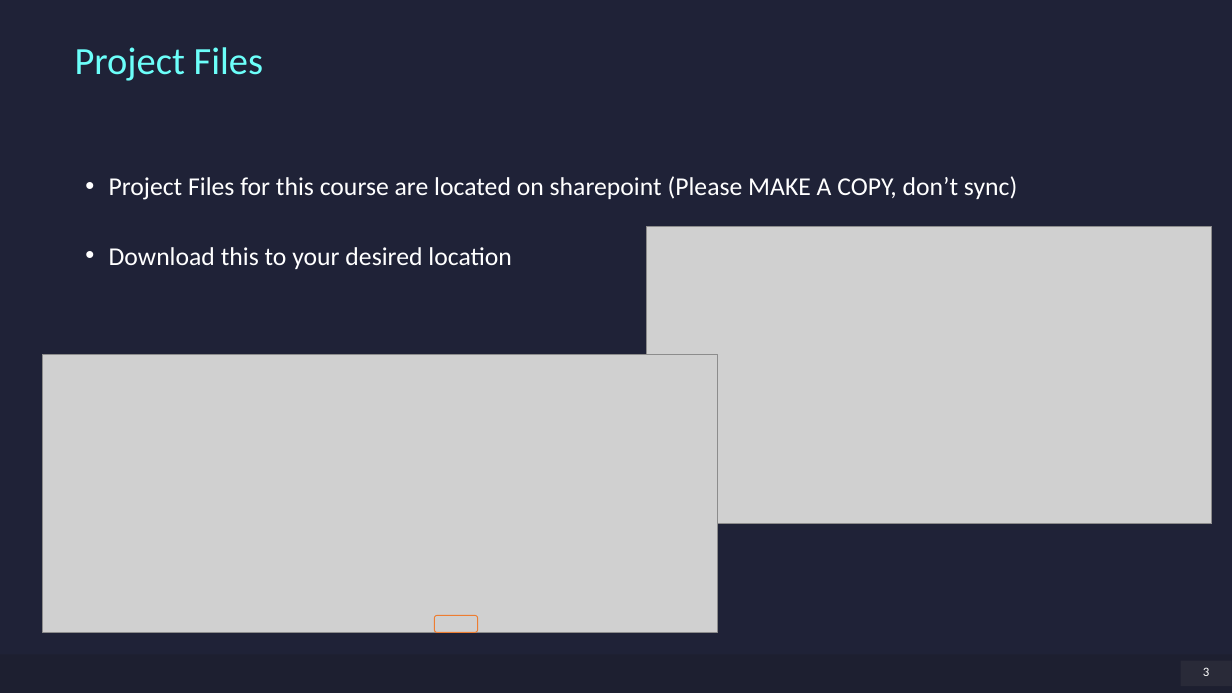
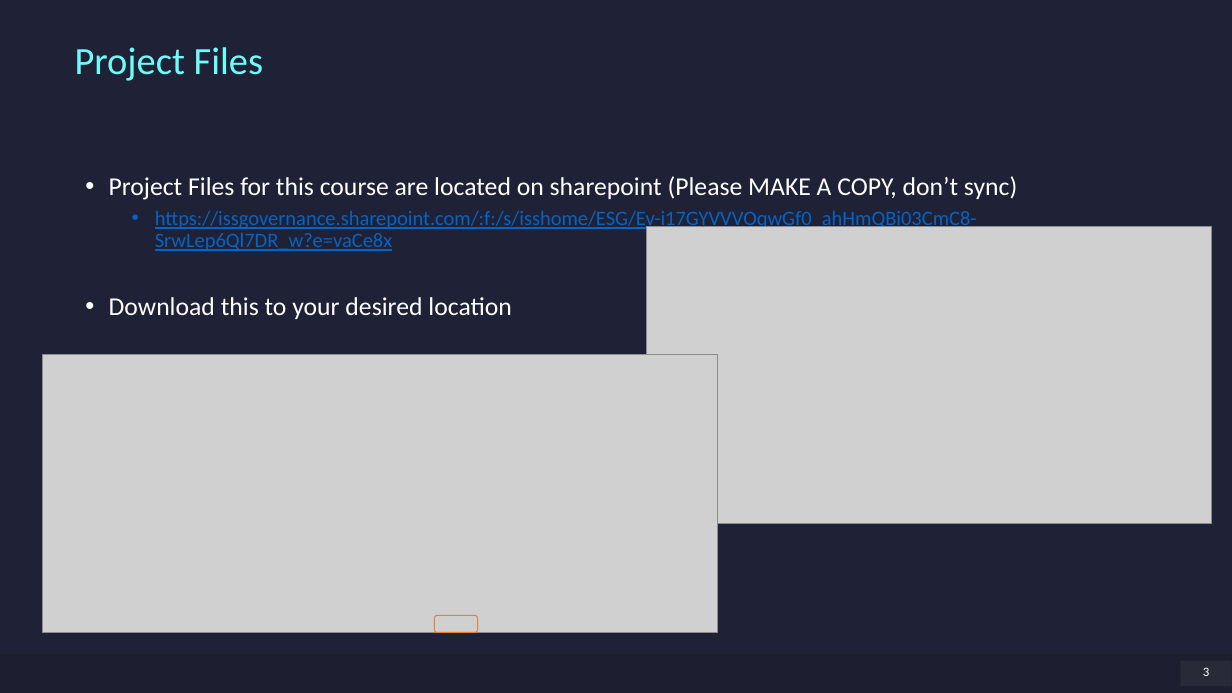
Before and after one commit to chrischank/python4data_zerotomiso, a slide deck: slide 3 of references/00_setup.pptx. Drawn at 1232x693 pixels with LibreOffice and Linux fonts; fonts in the diff are those of the drawing; grey boxes stand for pictures; background and template pictures are left out. Boxes give left, top, right and bottom in pixels: in the first picture for what was removed or moved away, otherwise in the second. Text is boxed around its words. In the diff, an @@ line names an element or a change of style, - is before the commit and + after.

```diff
--- a/references/00_setup.pptx
+++ b/references/00_setup.pptx
@@ text at [155,211,977,251]: paragraph added @@
+  • https://issgovernance.sharepoint.com/:f:/s/isshome/ESG/Ev-i17GYVVVOqwGf0_ahHmQBi03CmC8-SrwLep6Ql7DR_w?e=vaCe8x
```
Also in this commit, not shown: 2 other slides changed, 5 other files.
